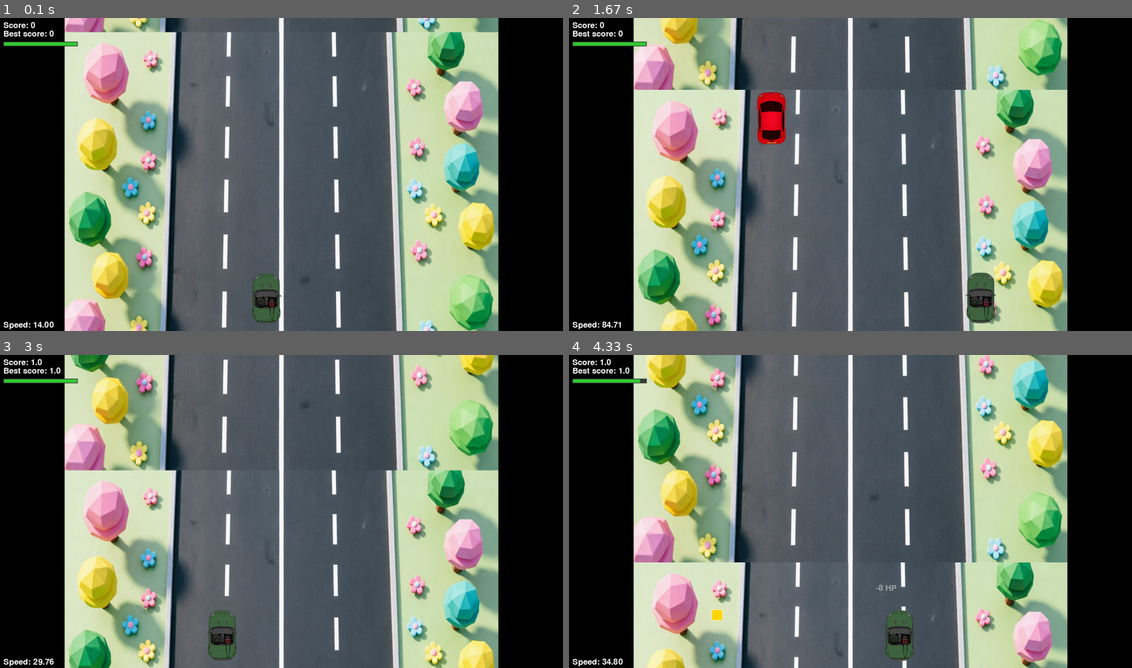
Above: before the commit, frames 1-4 (two rows, left to right).
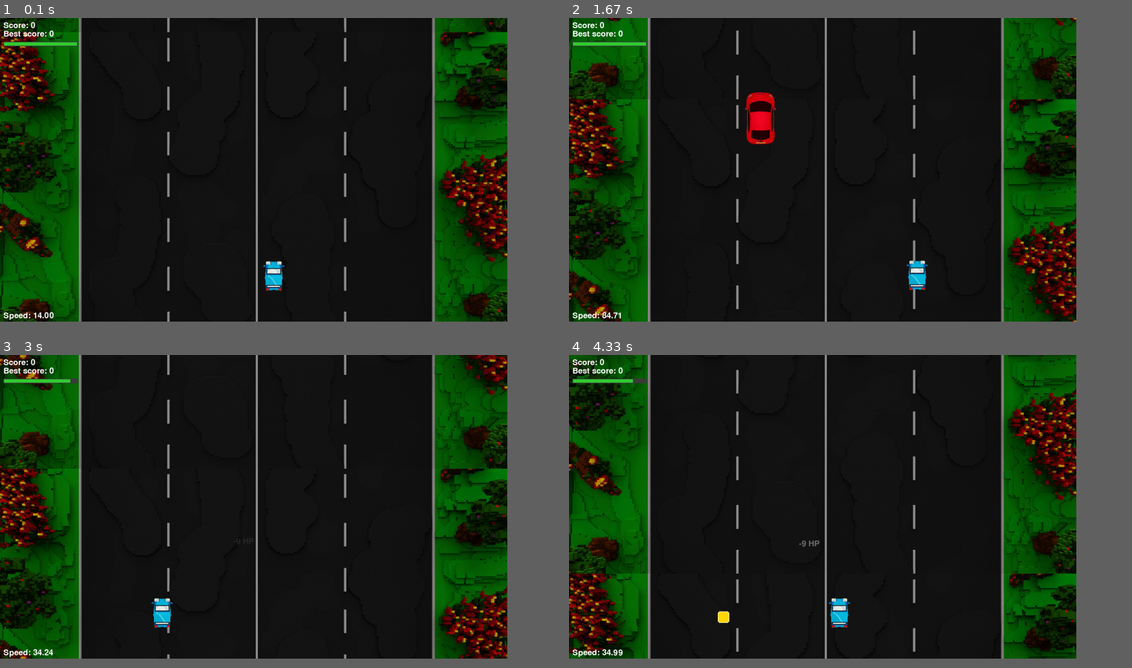
Above: after the commit, the same moments.

Repository: KidIsKing/TheFastestCar
Game: pygame game, started from src/main.py
The game is run twice, just before and just after one commit, with the same random seed, the same clock (stepped at 60 frames per second) and the same inputs.
Inputs:
- Up to frame 1 (0.1 s): no input
- Up to frame 2 (1.67 s): hold Right 0.33-0.8 s; hold Up 0.83-1.13 s; hold Right 1.17-1.63 s
- Up to frame 3 (3 s): hold Left 1.67-2.2 s; hold Down 2.23-2.53 s; hold Left 2.57-2.97 s
- Up to frame 4 (4.33 s): hold Up 3-3.37 s; hold Right 3.4-4.03 s; hold Down from 4.07 s (still down)
In our replay, the window is 900x501 before the commit and 811x486 after it. These sizes can differ from the game's own. Grey fills any space a smaller window leaves; there, only what the larger window draws over its background counts as a difference.

The runs differ from the first frame. In frame 1, 87% of the frame differs, in the area x 0-91%, y 0-100%; in frame 2, 87%; in frame 3, 87%; in frame 4, 87%.

Commit message:
add my assets

Diff:
--- a/src/main.py
+++ b/src/main.py
@@ -8,13 +8,13 @@
 import random
 
 
-WIDTH, HEIGHT = 1664, 928
+WIDTH, HEIGHT = 1500, 900
 FPS = 60
 
 ASSETS_PATH = "assets/"
 ASSETS = {
-    "road": ASSETS_PATH + "road_background2.png",
-    "player": ASSETS_PATH + "car_player.png",
+    "road": ASSETS_PATH + "road.png",
+    "player": ASSETS_PATH + "player_car.png",
     "enemy": ASSETS_PATH + "enemy_player.png",
     "fire": ASSETS_PATH + "fire.png",
 }
@@ -200,10 +200,9 @@
     def __init__(self):
         """Загрузить спрайт, инициализировать позицию, здоровье, хитбокс."""
         image = pygame.image.load(ASSETS["player"])
-        image = pygame.transform.rotate(image, 90)
-        image = pygame.transform.smoothscale(
-            image, (int(image.get_width() * 0.3), int(image.get_width() * 0.5))
-        )
+        # image = pygame.transform.smoothscale(
+        #     image, (int(image.get_width() * 0.3), int(image.get_width() * 0.5))
+        # )
         self.image = image
         self.rect = self.image.get_rect()
         self.start_x = WIDTH // 2 - 90
@@ -394,7 +393,7 @@
     def __init__(self):
         """Загрузить и масштабировать спрайт."""
         image = pygame.image.load(ASSETS["road"])
-        self.image = pygame.transform.smoothscale(image, ((WIDTH // 2) + 450, HEIGHT))
+        self.image = pygame.transform.smoothscale(image, (WIDTH, HEIGHT))
         self.y1 = 0
         self.y2 = self.image.get_height()
         self.speed = 5
Binary file added: assets/player_car.png
Binary file added: assets/road.png
